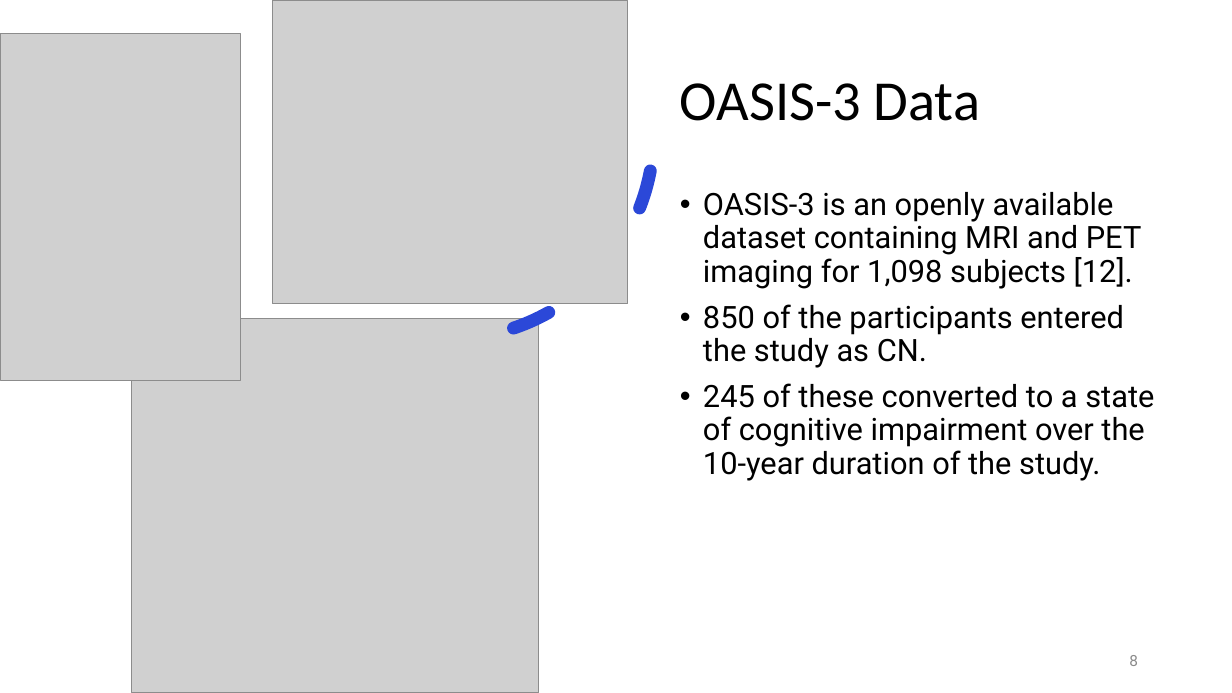
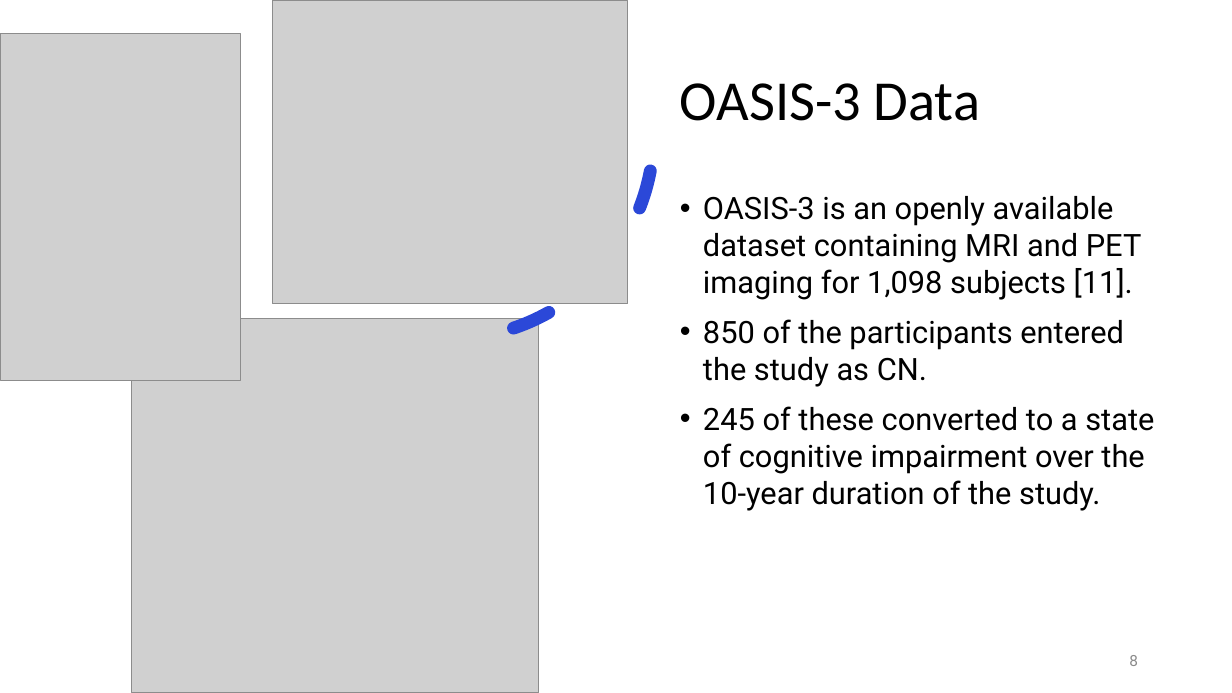
Before and after one commit to justin-bardwell/JB_AD, a slide deck: slide 8 of 21961992_Seminar.pptx. Drawn at 1232x693 pixels with LibreOffice and Linux fonts; fonts in the diff are those of the drawing; grey boxes stand for pictures. Boxes give left, top, right and bottom in pixels: in the first picture for what was removed or moved away, otherwise in the second. Text is boxed around its words. In the diff, an @@ line names an element or a change of style, - is before the commit and + after.

```diff
--- a/21961992_Seminar.pptx
+++ b/21961992_Seminar.pptx
@@ text at [703, 196, 1142, 300]: text changed @@
-• OASIS-3 is an openly available dataset containing MRI and PET imaging for 1,098 subjects [12].
+• OASIS-3 is an openly available dataset containing MRI and PET imaging for 1,098 subjects [11].
@@ text at [703, 319, 1154, 511]: line spacing 0.9 to 1 @@
```
Also in this commit, not shown: 11 other slides changed, 36 other files.
